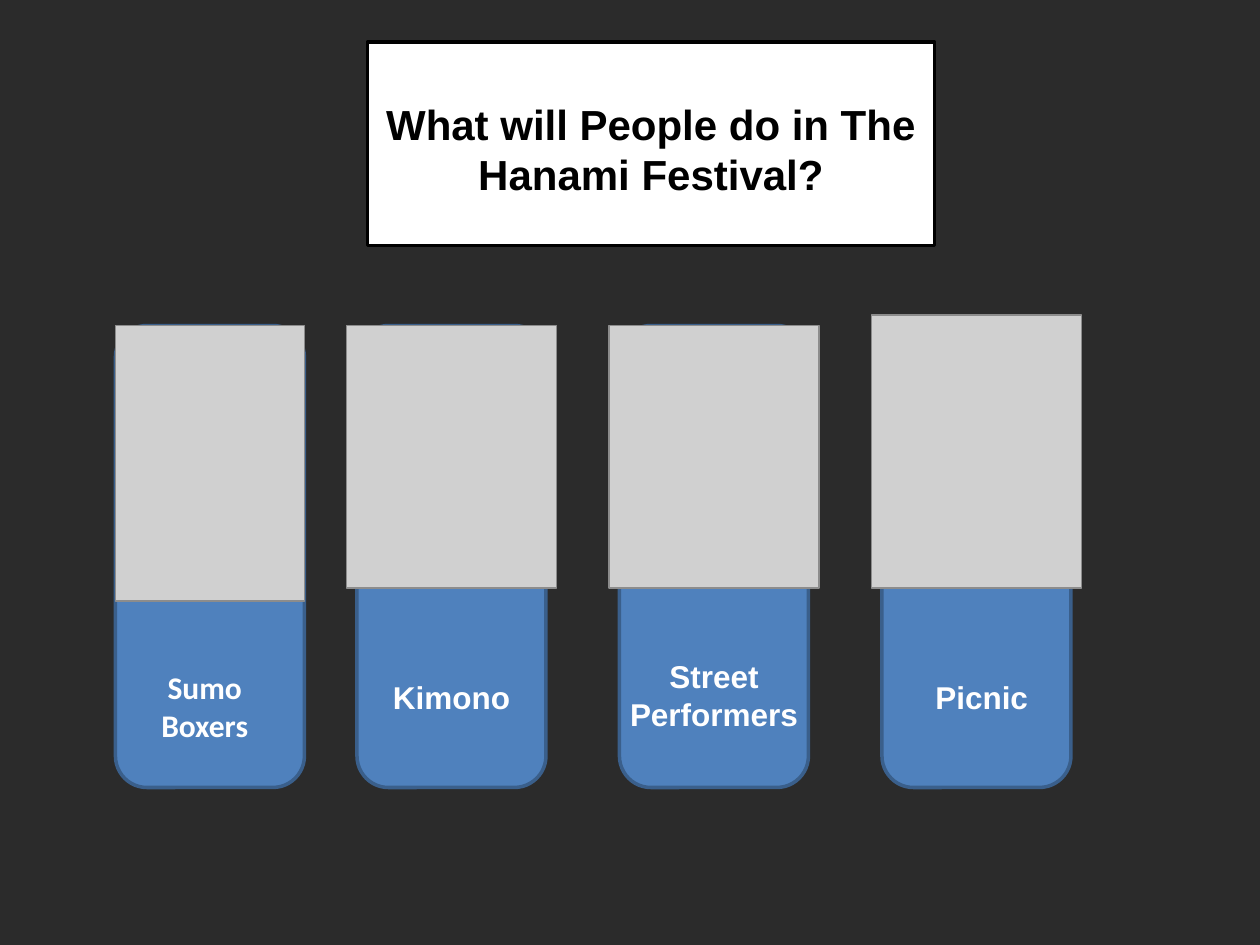
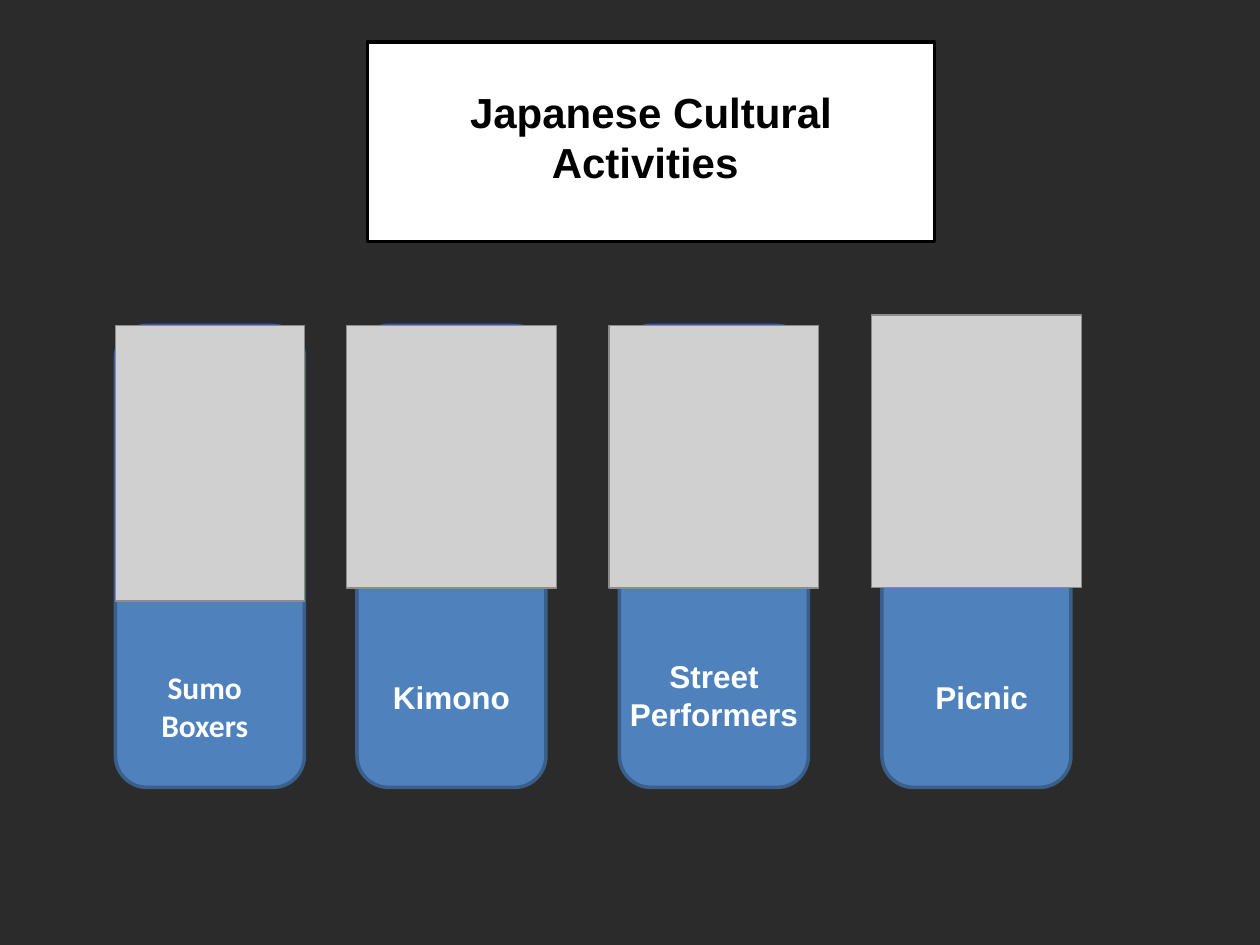
Before and after one commit to tuan2909/tailieu, a slide deck: slide 9 of tieng anh/HANAMISLIDE.pptx (slide 6 before the commit). Drawn at 1260x945 pixels with LibreOffice and Linux fonts; fonts in the diff are those of the drawing; grey boxes stand for pictures; background and template pictures are left out; a plain dark background stands for a picture behind light text. Boxes give left, top, right and bottom in pixels: in the first picture for what was removed or moved away, otherwise in the second. Text is boxed around its words. In the diff, an @@ line names an element or a change of style, - is before the commit and + after.

```diff
--- a/tieng anh/HANAMISLIDE.pptx
+++ b/tieng anh/HANAMISLIDE.pptx
@@ rectangle "Japanese Cultural Activities": place and size @@
-rectangle "Japanese Cultural Activities" at (368,42,935,246)
+rectangle "Japanese Cultural Activities" at (368,42,935,241)
@@ text in rectangle at (470,97,832,179): text changed @@
-What will People do in The Hanami Festival?
+Japanese Cultural Activities
```
Also in this commit, not shown: 7 other slides changed, 1 slide added.
